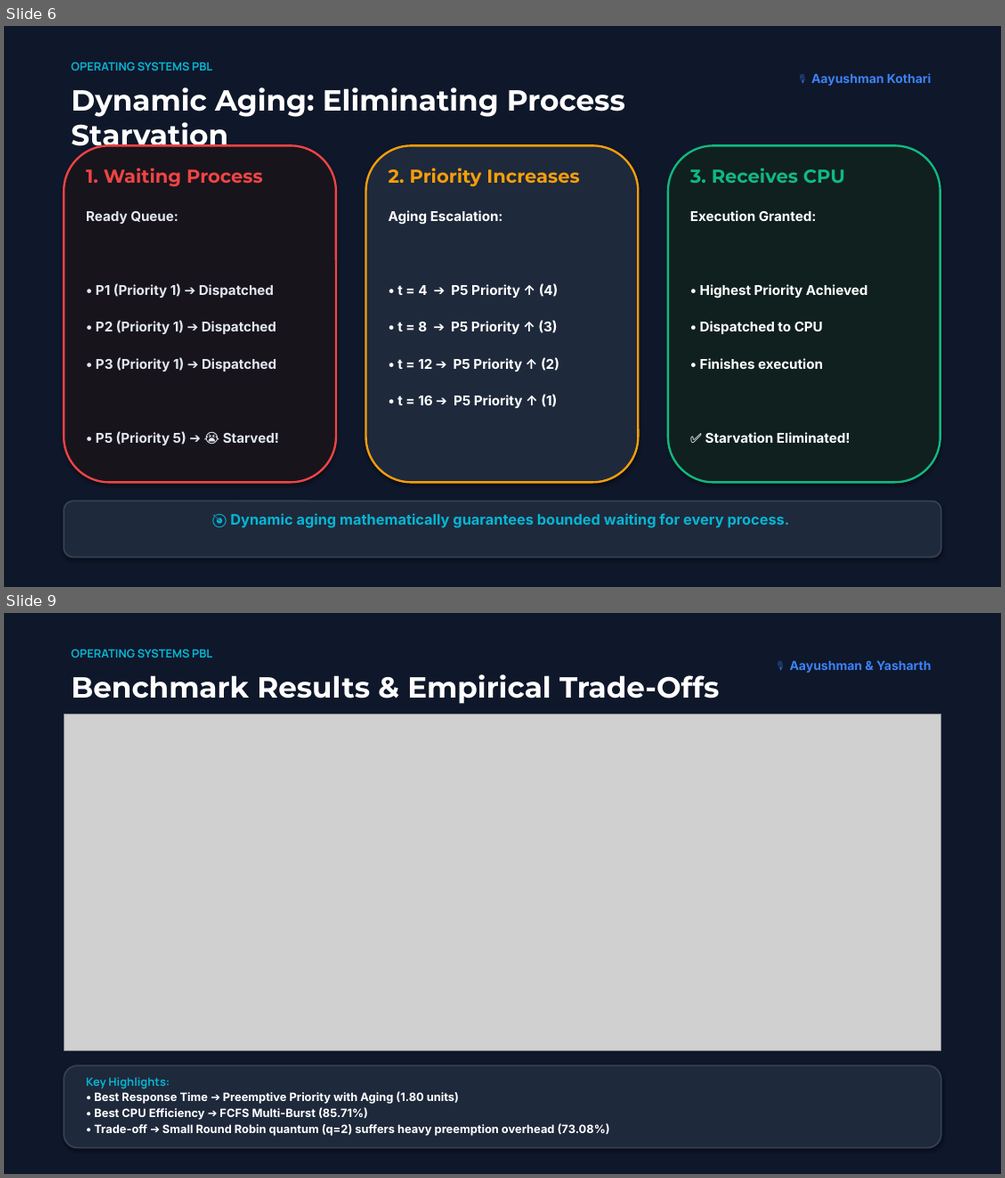
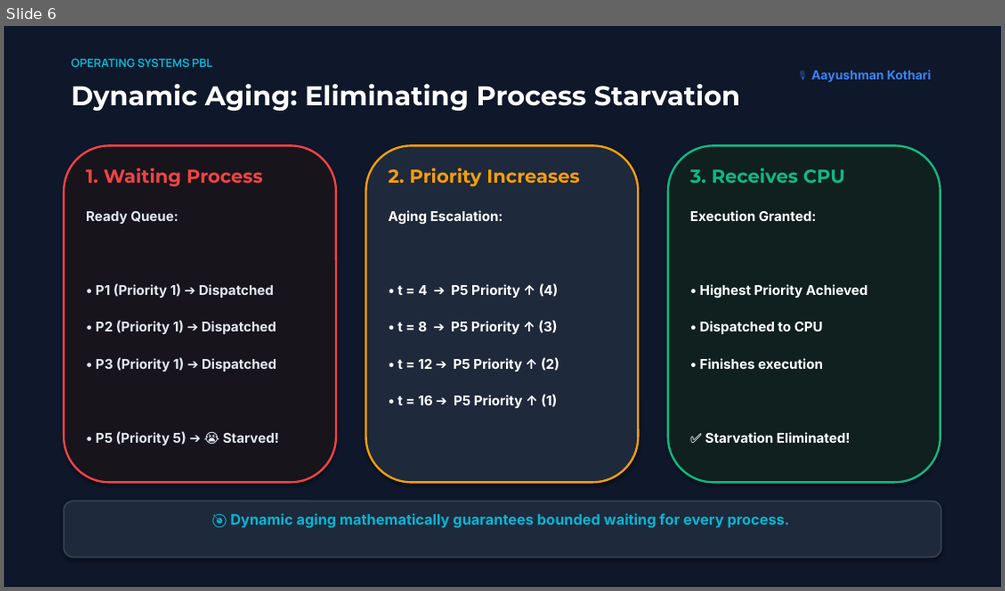
Before and after one commit to SPARSHsrihero1/OS-PBL-CPU-Scheduler, a slide deck: OS_PBL_Presentation_Deck.pptx. Shown one above the other, each under a label of ours: slides 6 and 9 before the commit, slide 6 after it; the slides between them are not shown. The pictures are 1005x1178 and 1005x591 pixels, drawn with LibreOffice and Linux fonts; fonts in the diff are those of the drawing; grey boxes stand for pictures. Boxes give left, top, right and bottom in pixels: in the first picture for what was removed or moved away, otherwise in the second. Text is boxed around its words. In the diff, an @@ line names an element or a change of style, - is before the commit and + after.

Commit message:
Make software screenshots the hero: embed real Streamlit UI, actual RM/EDF results, and real benchmark plots into PPTX

```diff
--- a/OS_PBL_Presentation_Deck.pptx
+++ b/OS_PBL_Presentation_Deck.pptx
@@ slide 9 removed at <box>4,613,1001,1174</box>, background #FFFFFF @@
@@ rectangle removed at <box>4,613,1001,1174</box> @@
@@ text removed at <box>71,649,212,657</box> @@
-OPERATING SYSTEMS PBL
@@ text removed at <box>790,661,930,673</box> @@
-🎙️ Aayushman & Yasharth
@@ text removed at <box>71,674,719,704</box> @@
-Benchmark Results & Empirical Trade-Offs
@@ picture removed at <box>64,714,941,1051</box> @@
@@ rounded rectangle removed at <box>64,1065,941,1148</box> @@
@@ text removed at <box>86,1077,610,1135</box> @@
-Key Highlights:
-• Best Response Time ➔ Preemptive Priority with Aging (1.80 units)
-• Best CPU Efficiency ➔ FCFS Multi-Burst (85.71%)
-• Trade-off ➔ Small Round Robin quantum (q=2) suffers heavy preemption overhead (73.08%)
@@ slide 6 changed as well @@
@@ text "OPERATING SYSTEMS PBL": place and size @@
-text "OPERATING SYSTEMS PBL" at <box>71,62,212,70</box>
+text "OPERATING SYSTEMS PBL" at <box>71,58,212,67</box>
@@ text "Dynamic Aging: Eliminating Process Starvation" at <box>71,84,740,111</box>: size 28 to 26 pt @@
@@ text "🎙️ Aayushman Kothari": place and size @@
-text "🎙️ Aayushman Kothari" at <box>811,73,931,86</box>
+text "🎙️ Aayushman Kothari" at <box>811,70,931,82</box>
```
Also in this commit, not shown: 6 other slides changed, 3 slides added, 2 other slides removed, 2 other files.
